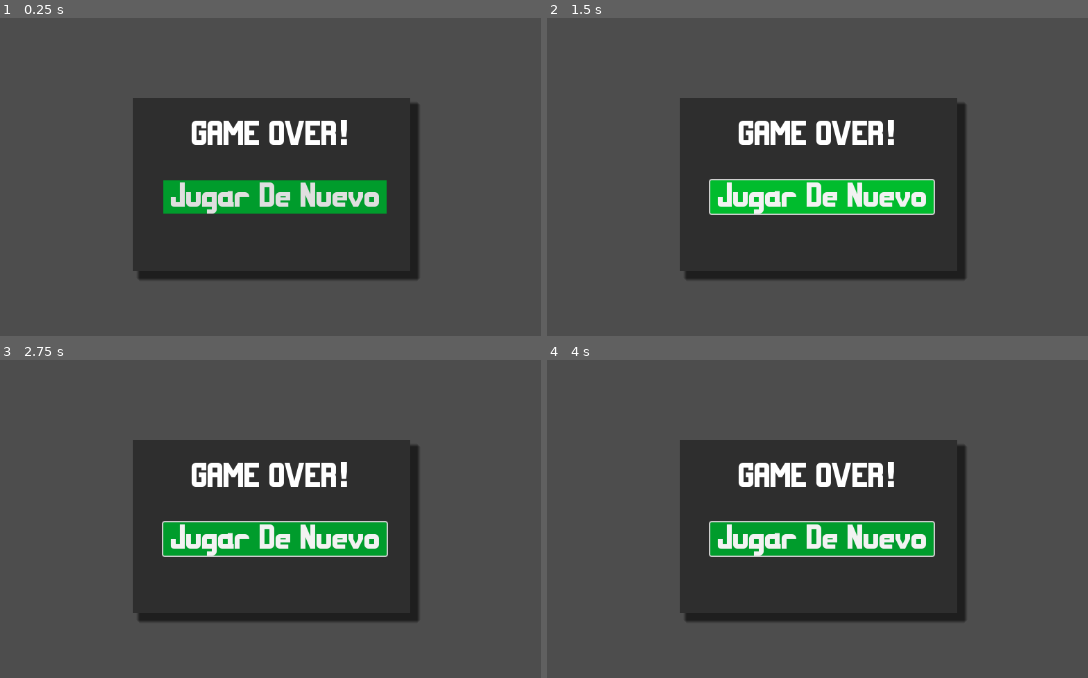
Above: before the commit, frames 1-4 (two rows, left to right).
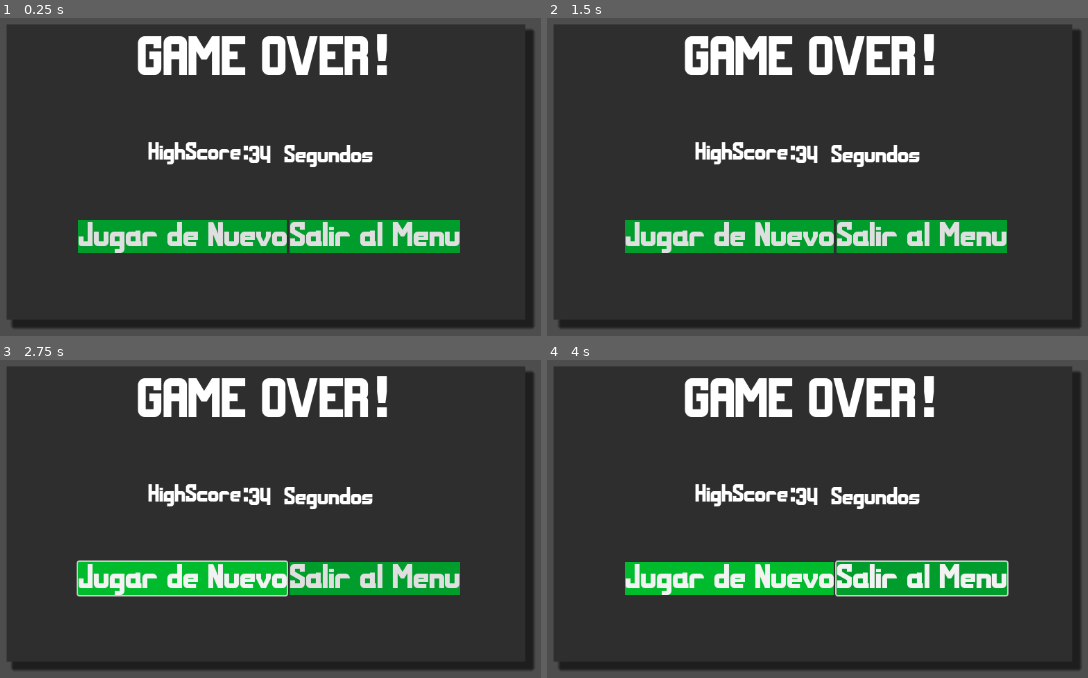
Above: after the commit, the same moments.

Repository: Detmermedina/climbingPepe
Game: Godot game, scene res://paneles/panel_gameover/game_over_menu.tscn
Two runs of this game, one before a commit and one after it. Both use one fixed random seed, a clock stepped at 60 frames per second and the inputs below. This scene is started directly instead of the project's main scene.
Inputs (mouse positions are in pixels of both pictures, inside the frame that each line leads up to):
- Up to frame 1 (0.25 s): no input
- Up to frame 2 (1.5 s): click (822, 196) at 0.5 s, where only the run before the commit has a clickable "Jugar De Nuevo"; click (822, 196) at 1.25 s, where only the run before the commit has a clickable "Jugar De Nuevo"
- Up to frame 3 (2.75 s): click (183, 579) at 2 s, where only the run after the commit has a clickable "Jugar de Nuevo"
- Up to frame 4 (4 s): click (730, 579) at 2.75 s, where only the run after the commit has a clickable "Jugar de Nuevo"; tap Enter at 3.5 s; hold Right (move_right_der) from 3.53 s (still down); hold / (agarrar_der) from 3.53 s (still down)

The runs differ from the first frame. In frame 1, 75% of the frame differs, in the area x 1-99%, y 2-98%; in frame 2, 75%; in frame 3, 75%; in frame 4, 75%.

Commit message:
Paneles mejorados
👍

Diff:
--- a/paneles/panel_gameover/game_over_menu.gd
+++ b/paneles/panel_gameover/game_over_menu.gd
@@ -1,4 +1,4 @@
-extends CanvasLayer
+extends Node
 
 signal restart
 
@@ -6,3 +6,13 @@
 
 func _on_restart_button_pressed() -> void:
 	restart.emit()
+
+
+
+
+func _on_pressed() -> void:
+	get_tree().change_scene_to_file("res://paneles/panel_menuprincipal/menu_principal.tscn")
+
+
+func _on_boton_salir_escritorio_pressed() -> void:
+	pass # Replace with function body.
--- a/paneles/panel_gameover/game_over_menu.tscn
+++ b/paneles/panel_gameover/game_over_menu.tscn
@@ -1,54 +1,91 @@
-[gd_scene load_steps=7 format=3 uid="uid://y4ac5tstlwul"]
+[gd_scene load_steps=8 format=3 uid="uid://y4ac5tstlwul"]
 
-[ext_resource type="Script" uid="uid://dg5d5an8r06hc" path="res://paneles/panel_gameover/game_over_menu.gd" id="1_k5p3i"]
+[ext_resource type="Script" path="res://paneles/panel_gameover/game_over_menu.gd" id="1_k5p3i"]
 [ext_resource type="FontFile" uid="uid://bidivll5qqrk" path="res://paneles/MaldiniBold.ttf" id="2_a6r0j"]
 
-[sub_resource type="StyleBoxFlat" id="StyleBoxFlat_d0g1e"]
+[sub_resource type="StyleBoxFlat" id="StyleBoxFlat_6wats"]
 bg_color = Color(0.180392, 0.180392, 0.180392, 1)
 shadow_size = 5
 shadow_offset = Vector2(10, 10)
 
-[sub_resource type="StyleBoxFlat" id="StyleBoxFlat_chddv"]
+[sub_resource type="StyleBoxFlat" id="StyleBoxFlat_nglrl"]
 bg_color = Color(0, 0.737255, 0.176471, 1)
 
-[sub_resource type="StyleBoxFlat" id="StyleBoxFlat_icqf2"]
+[sub_resource type="StyleBoxFlat" id="StyleBoxFlat_6hf5g"]
 bg_color = Color(0, 0.572549, 0.631373, 1)
 
-[sub_resource type="StyleBoxFlat" id="StyleBoxFlat_3ra5y"]
+[sub_resource type="StyleBoxFlat" id="StyleBoxFlat_wc15g"]
 bg_color = Color(0, 0.611765, 0.172549, 1)
 
-[node name="GameOverMenu" type="CanvasLayer"]
-script = ExtResource("1_k5p3i")
+[sub_resource type="StyleBoxFlat" id="StyleBoxFlat_7s7hr"]
+bg_color = Color(0, 0, 0, 0)
+
+[node name="PanelDerrota" type="CanvasLayer"]
 
 [node name="GameOverPanel" type="Panel" parent="."]
-anchors_preset = 8
-anchor_left = 0.5
-anchor_top = 0.5
-anchor_right = 0.5
-anchor_bottom = 0.5
-offset_left = -200.0
-offset_top = -125.0
-offset_right = 200.0
-offset_bottom = 125.0
-grow_horizontal = 2
-grow_vertical = 2
-theme_override_styles/panel = SubResource("StyleBoxFlat_d0g1e")
+offset_left = 194.0
+offset_top = 93.0
+offset_right = 942.0
+offset_bottom = 519.0
+theme_override_styles/panel = SubResource("StyleBoxFlat_6wats")
 
-[node name="VBoxContainer" type="VBoxContainer" parent="GameOverPanel"]
-layout_mode = 0
-offset_left = 44.0
-offset_top = 119.0
-offset_right = 366.0
-offset_bottom = 202.0
+[node name="Valor" type="Label" parent="GameOverPanel"]
+offset_left = 349.0
+offset_top = 173.0
+offset_right = 399.0
+offset_bottom = 207.0
+theme_override_fonts/font = ExtResource("2_a6r0j")
+theme_override_font_sizes/font_size = 35
+text = "34"
 
-[node name="RestartButton" type="Button" parent="GameOverPanel/VBoxContainer"]
+[node name="HighScore" type="Label" parent="GameOverPanel"]
+offset_left = 204.0
+offset_top = 162.0
+offset_right = 347.0
+offset_bottom = 209.0
+theme_override_fonts/font = ExtResource("2_a6r0j")
+theme_override_font_sizes/font_size = 35
+text = "HighScore:"
+
+[node name="HBoxContainer" type="HBoxContainer" parent="GameOverPanel"]
+layout_mode = 1
+anchors_preset = -1
+anchor_right = 0.14
+offset_left = 1.0
+offset_top = 282.0
+offset_right = 652.0
+offset_bottom = 330.0
+grow_vertical = 0
+alignment = 1
+
+[node name="BotonSalirEscritorio" type="Button" parent="GameOverPanel/HBoxContainer"]
 layout_mode = 2
 theme_override_fonts/font = ExtResource("2_a6r0j")
 theme_override_font_sizes/font_size = 50
-theme_override_styles/hover = SubResource("StyleBoxFlat_chddv")
-theme_override_styles/pressed = SubResource("StyleBoxFlat_icqf2")
-theme_override_styles/normal = SubResource("StyleBoxFlat_3ra5y")
-text = "Jugar De Nuevo"
+theme_override_styles/hover = SubResource("StyleBoxFlat_nglrl")
+theme_override_styles/pressed = SubResource("StyleBoxFlat_6hf5g")
+theme_override_styles/normal = SubResource("StyleBoxFlat_wc15g")
+text = "Jugar de Nuevo"
+
+[node name="BotonSalirMenu" type="Button" parent="GameOverPanel/HBoxContainer"]
+layout_mode = 2
+theme_override_fonts/font = ExtResource("2_a6r0j")
+theme_override_font_sizes/font_size = 50
+theme_override_styles/hover = SubResource("StyleBoxFlat_nglrl")
+theme_override_styles/pressed = SubResource("StyleBoxFlat_6hf5g")
+theme_override_styles/normal = SubResource("StyleBoxFlat_wc15g")
+text = "Salir al Menú
+"
+script = ExtResource("1_k5p3i")
+
+[node name="s" type="Label" parent="GameOverPanel"]
+offset_left = 400.0
+offset_top = 172.0
+offset_right = 528.0
+offset_bottom = 206.0
+theme_override_fonts/font = ExtResource("2_a6r0j")
+theme_override_font_sizes/font_size = 35
+text = "Segundos"
 
 [node name="ResultTable" type="Label" parent="."]
 anchors_preset = 8
@@ -56,16 +93,17 @@
 anchor_top = 0.5
 anchor_right = 0.5
 anchor_bottom = 0.5
-offset_left = -133.5
-offset_top = -86.0
-offset_right = 133.5
-offset_bottom = -63.0
+offset_left = -164.0
+offset_top = -240.0
+offset_right = 147.0
+offset_bottom = -132.0
 grow_horizontal = 2
 grow_vertical = 2
 theme_override_fonts/font = ExtResource("2_a6r0j")
-theme_override_font_sizes/font_size = 50
+theme_override_font_sizes/font_size = 80
+theme_override_styles/normal = SubResource("StyleBoxFlat_7s7hr")
 text = "GAME OVER!"
 horizontal_alignment = 1
 vertical_alignment = 1
 
-[connection signal="pressed" from="GameOverPanel/VBoxContainer/RestartButton" to="." method="_on_restart_button_pressed"]
+[connection signal="pressed" from="GameOverPanel/HBoxContainer/BotonSalirMenu" to="GameOverPanel/HBoxContainer/BotonSalirMenu" method="_on_pressed"]
--- /dev/null
+++ b/paneles/panel_victoria/panel_victoria.gd
@@ -0,0 +1,20 @@
+extends Node
+
+
+# Called when the node enters the scene tree for the first time.
+func _ready() -> void:
+	pass # Replace with function body.
+
+
+# Called every frame. 'delta' is the elapsed time since the previous frame.
+func _process(delta: float) -> void:
+	pass
+
+
+
+func _on_pressed() -> void:
+	get_tree().change_scene_to_file("res://paneles/panel_menuprincipal/menu_principal.tscn")
+
+
+func _on_boton_jugar_de_nuevo_pressed() -> void:
+	pass # Replace with function body.
--- /dev/null
+++ b/paneles/panel_victoria/panel_victoria.tscn
@@ -0,0 +1,136 @@
+[gd_scene load_steps=8 format=3 uid="uid://dalitknb4xa6i"]
+
+[ext_resource type="FontFile" uid="uid://bidivll5qqrk" path="res://paneles/MaldiniBold.ttf" id="1_gvbuy"]
+[ext_resource type="Script" path="res://paneles/panel_victoria/panel_victoria.gd" id="2_1bgh3"]
+
+[sub_resource type="StyleBoxFlat" id="StyleBoxFlat_6wats"]
+bg_color = Color(0.180392, 0.180392, 0.180392, 1)
+shadow_size = 5
+shadow_offset = Vector2(10, 10)
+
+[sub_resource type="StyleBoxFlat" id="StyleBoxFlat_5216w"]
+bg_color = Color(0, 0.737255, 0.176471, 1)
+
+[sub_resource type="StyleBoxFlat" id="StyleBoxFlat_ipma3"]
+bg_color = Color(0, 0.572549, 0.631373, 1)
+
+[sub_resource type="StyleBoxFlat" id="StyleBoxFlat_gpca8"]
+bg_color = Color(0, 0.611765, 0.172549, 1)
+
+[sub_resource type="StyleBoxFlat" id="StyleBoxFlat_s108q"]
+bg_color = Color(0, 0, 0, 0)
+
+[node name="PanelVictoria" type="CanvasLayer"]
+
+[node name="GameOverPanel" type="Panel" parent="."]
+offset_left = 196.0
+offset_top = 85.0
+offset_right = 944.0
+offset_bottom = 511.0
+theme_override_styles/panel = SubResource("StyleBoxFlat_6wats")
+
+[node name="HBoxContainer" type="HBoxContainer" parent="GameOverPanel"]
+layout_mode = 1
+anchors_preset = -1
+anchor_right = 0.14
+offset_left = -1.0
+offset_top = 343.0
+offset_right = 650.0
+offset_bottom = 391.0
+grow_vertical = 0
+alignment = 1
+
+[node name="BotonJugarDeNuevo" type="Button" parent="GameOverPanel/HBoxContainer"]
+layout_mode = 2
+theme_override_fonts/font = ExtResource("1_gvbuy")
+theme_override_font_sizes/font_size = 50
+theme_override_styles/hover = SubResource("StyleBoxFlat_5216w")
+theme_override_styles/pressed = SubResource("StyleBoxFlat_ipma3")
+theme_override_styles/normal = SubResource("StyleBoxFlat_gpca8")
+text = "Jugar de Nuevo"
+
+[node name="BotonSalirMenu" type="Button" parent="GameOverPanel/HBoxContainer"]
+layout_mode = 2
+theme_override_fonts/font = ExtResource("1_gvbuy")
+theme_override_font_sizes/font_size = 50
+theme_override_styles/hover = SubResource("StyleBoxFlat_5216w")
+theme_override_styles/pressed = SubResource("StyleBoxFlat_ipma3")
+theme_override_styles/normal = SubResource("StyleBoxFlat_gpca8")
+text = "Salir al Menú"
+script = ExtResource("2_1bgh3")
+
+[node name="Victoria" type="Label" parent="."]
+anchors_preset = 8
+anchor_left = 0.5
+anchor_top = 0.5
+anchor_right = 0.5
+anchor_bottom = 0.5
+offset_left = -164.0
+offset_top = -240.0
+offset_right = 147.0
+offset_bottom = -132.0
+grow_horizontal = 2
+grow_vertical = 2
+theme_override_fonts/font = ExtResource("1_gvbuy")
+theme_override_font_sizes/font_size = 80
+theme_override_styles/normal = SubResource("StyleBoxFlat_s108q")
+text = "¡VICTORIA!"
+horizontal_alignment = 1
+vertical_alignment = 1
+
+[node name="Segundos" type="Label" parent="."]
+offset_left = 285.0
+offset_top = 228.0
+offset_right = 809.0
+offset_bottom = 275.0
+theme_override_fonts/font = ExtResource("1_gvbuy")
+theme_override_font_sizes/font_size = 35
+text = "Has completado el nivel en: "
+
+[node name="HighScore" type="Label" parent="."]
+offset_left = 287.0
+offset_top = 292.0
+offset_right = 430.0
+offset_bottom = 339.0
+theme_override_fonts/font = ExtResource("1_gvbuy")
+theme_override_font_sizes/font_size = 35
+text = "HighScore:"
+
+[node name="Valor" type="Label" parent="."]
+offset_left = 655.0
+offset_top = 240.0
+offset_right = 705.0
+offset_bottom = 274.0
+theme_override_fonts/font = ExtResource("1_gvbuy")
+theme_override_font_sizes/font_size = 35
+text = "34"
+
+[node name="Valor" type="Label" parent="Valor"]
+offset_left = -217.0
+offset_top = 63.0
+offset_right = -167.0
+offset_bottom = 97.0
+theme_override_fonts/font = ExtResource("1_gvbuy")
+theme_override_font_sizes/font_size = 35
+text = "34"
+
+[node name="s" type="Label" parent="."]
+offset_left = 701.0
+offset_top = 240.0
+offset_right = 829.0
+offset_bottom = 274.0
+theme_override_fonts/font = ExtResource("1_gvbuy")
+theme_override_font_sizes/font_size = 35
+text = "Segundos"
+
+[node name="s" type="Label" parent="s"]
+offset_left = -223.0
+offset_top = 62.0
+offset_right = -95.0
+offset_bottom = 96.0
+theme_override_fonts/font = ExtResource("1_gvbuy")
+theme_override_font_sizes/font_size = 35
+text = "Segundos"
+
+[connection signal="pressed" from="GameOverPanel/HBoxContainer/BotonJugarDeNuevo" to="GameOverPanel/HBoxContainer/BotonSalirMenu" method="_on_boton_jugar_de_nuevo_pressed"]
+[connection signal="pressed" from="GameOverPanel/HBoxContainer/BotonSalirMenu" to="GameOverPanel/HBoxContainer/BotonSalirMenu" method="_on_pressed"]
Not shown: 1 places in paneles/panel_esc/panel_esc.tscn that only renumber resources
Not shown: 1 places in paneles/panel_menuprincipal/menu_principal.tscn that only renumber resources
